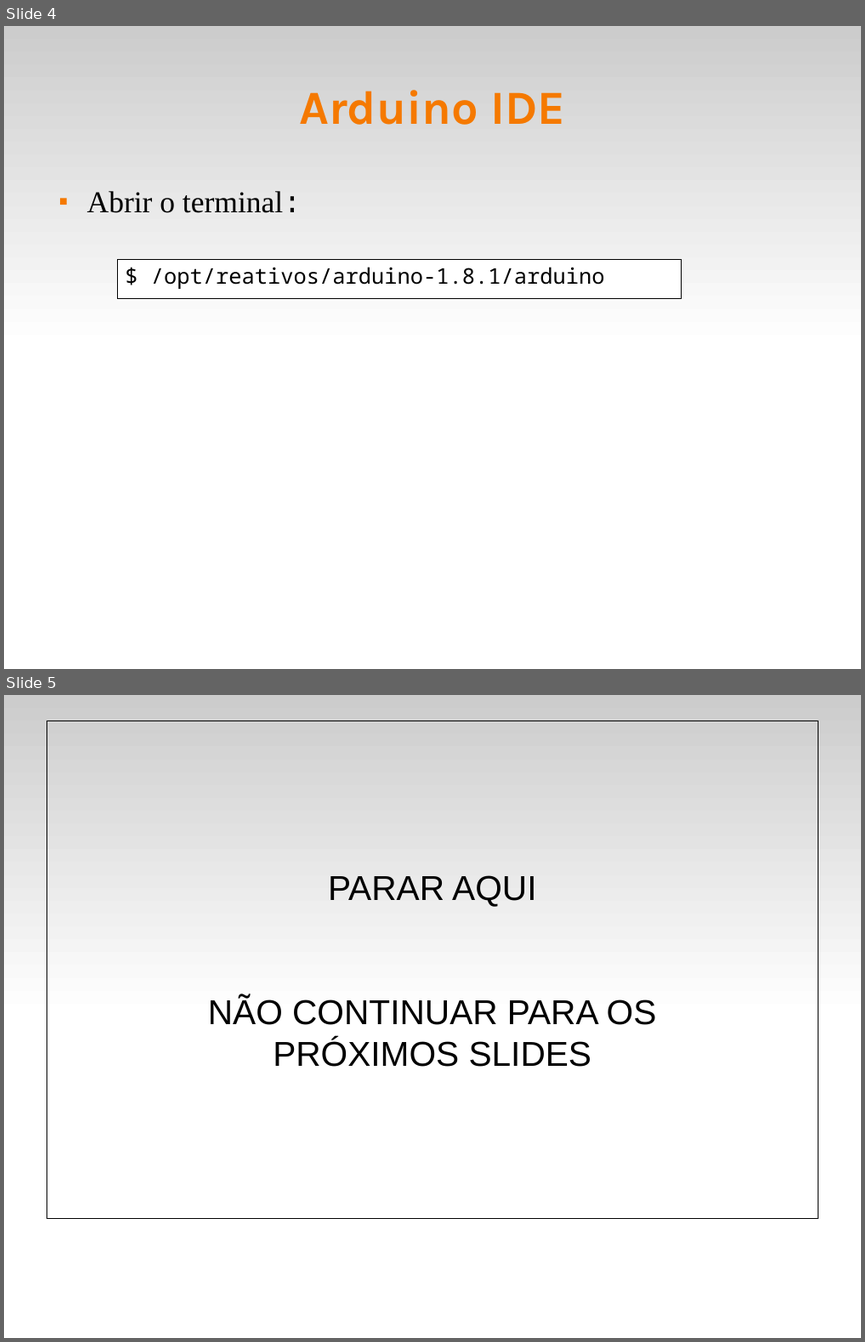
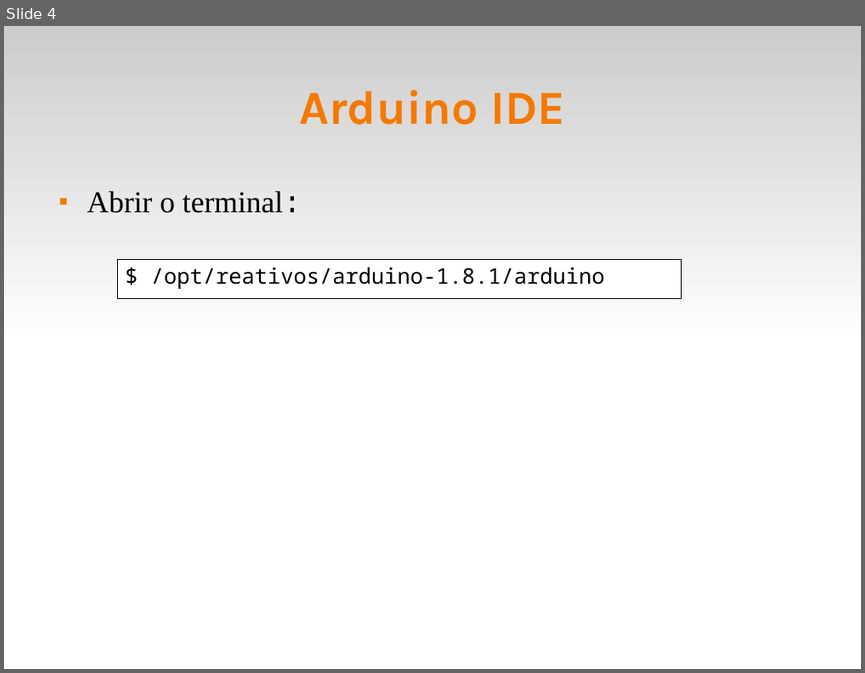
Before and after one commit to fsantanna-uerj/SE, a slide deck: Slides/se-01-arduino.odp. Shown one above the other, each under a label of ours: slides 4 and 5 before the commit, slide 4 after it. The pictures are 865x1342 and 865x673 pixels, drawn with LibreOffice and Linux fonts; fonts in the diff are those of the drawing. Boxes give left, top, right and bottom in pixels: in the first picture for what was removed or moved away, otherwise in the second. Text is boxed around its words. In the diff, an @@ line names an element or a change of style, - is before the commit and + after.

```diff
--- a/Slides/se-01-arduino.odp
+++ b/Slides/se-01-arduino.odp
@@ slide 5 removed at [4, 695, 861, 1338], background #FFFFFF; not listed: 1 template element that a slide beside it also shows @@
@@ subtitle removed at [46, 721, 818, 1219] @@
-PARAR AQUI
-NÃO CONTINUAR PARA OS
-PRÓXIMOS SLIDES
```
Also in this commit, not shown: 4 slides changed, 6 other slides removed, 3 other files.
